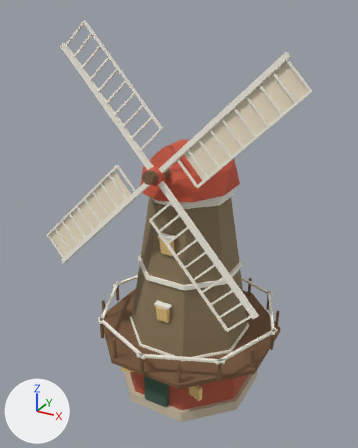
A saved change to the glTF model src/assets/models/windmill.glb.
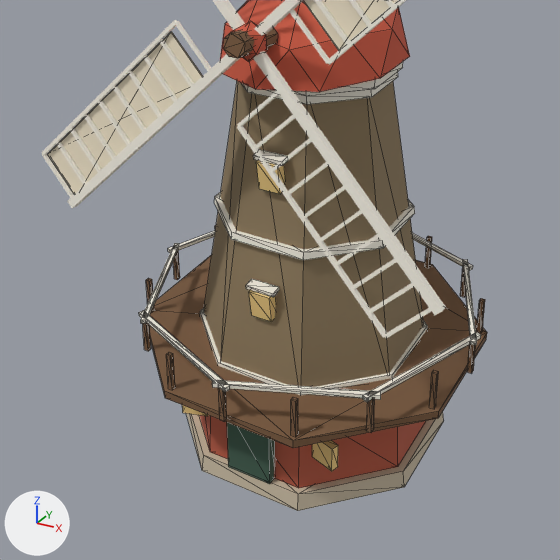
Each version is shown whole from a 50 mm camera at (7.33, -14.12, 13.34) aimed at (-0.41, -0.04, 6.3), then close up on the part from 7% to 89% of the width and 34% to 100% of the height. Arrows for +X, +Y and +Z are at lower left; the lights stay in place. The older version's two pictures come first. The close-ups show mesh edges as thin lines. Where no turn or scale is listed for an object, it has been applied to the vertices. Vertices at exactly the same position are counted once.

The scene before the commit, as lines of its bpy script (objects in view):
```python
ob_windmill_door = bpy.data.objects.new('windmill-door', me_windmill_door)
ob_windmill_door.location = (0.0, 0.0, 0.0)
ob_windmill_stone = bpy.data.objects.new('windmill-stone', me_windmill_stone)
ob_windmill_stone.location = (0.0, 0.0, 0.0)
ob_windmill_thatch = bpy.data.objects.new('windmill-thatch', me_windmill_thatch)
ob_windmill_thatch.location = (0.0, 0.0, 0.0)
ob_windmill_trim = bpy.data.objects.new('windmill-trim', me_windmill_trim)
ob_windmill_trim.location = (0.0, 0.0, 0.0)
ob_windmill_window = bpy.data.objects.new('windmill-window', me_windmill_window)
ob_windmill_window.location = (0.0, 0.0, 0.0)
# also in view: 'windmill-brick' at (0.0, 0.0, 1.22); 'windmill-timber' at (0.0, 0.24, 5.02); 'sails-trim' at (0.0, -2.2, 8.76); 'sails-cloth' at (0.0, -2.14, 8.75); 'windshaft-timber' at (0.0, -2.15, 8.76)
```
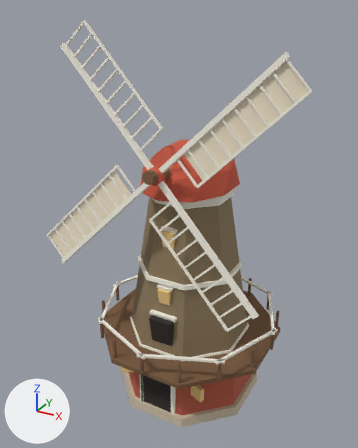
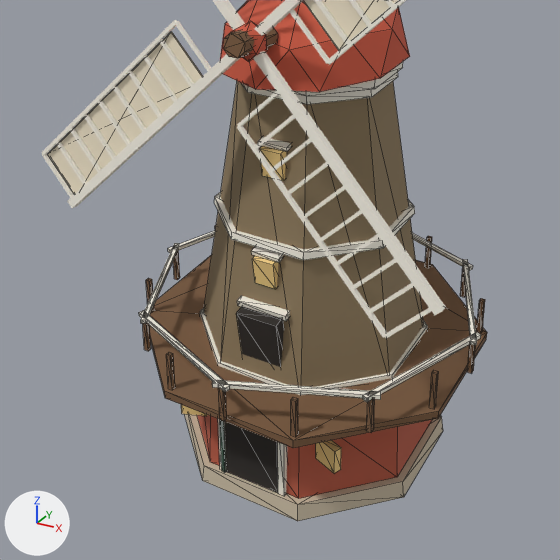
The newer file is also rescaled (x1.7), turned or shifted as a whole; pictures and numbers use the older file's frame.

Edits to the bpy script that builds the scene:
```text
Change me_windmill_door:
    remove me_windmill_door.from_pydata(...)  # 8 vertices, 12 faces; spans x -0.45..0.45, y -2.52..-2.32, z 0.35..1.75
    add me_windmill_door.from_pydata(...)  # 8 vertices, 12 faces; spans x -0.659..-0.385, y -2.457..-1.36, z 0.1..1.8
    me_windmill_door part 1
    me_windmill_door.vertices[0].co: (-0.45, -2.52, 0.35) -> (-0.463, -1.36, 0.1)  # pixel (228, 466) -> not seen
    me_windmill_door.vertices[1].co: (-0.45, -2.52, 1.75) -> (-0.463, -1.36, 1.8)
    me_windmill_door.vertices[2].co: (-0.45, -2.32, 0.35) -> (-0.385, -1.375, 0.1)
    me_windmill_door.vertices[3].co: (-0.45, -2.32, 1.75) -> (-0.385, -1.375, 1.8)
    me_windmill_door.vertices[4].co: (0.45, -2.52, 0.35) -> (-0.659, -2.443, 0.1)  # pixel (269, 483) -> pixel (221, 470)
    me_windmill_door.vertices[5].co: (0.45, -2.52, 1.75) -> (-0.659, -2.443, 1.8)
    me_windmill_door.vertices[6].co: (0.45, -2.32, 0.35) -> (-0.581, -2.457, 0.1)  # not seen -> pixel (224, 472)
    me_windmill_door.vertices[7].co: (0.45, -2.32, 1.75) -> (-0.581, -2.457, 1.8)
Change me_windmill_stone:
    remove me_windmill_stone.from_pydata(...)  # 16 vertices, 28 faces; spans x -2.54..2.54, y -2.54..2.54, z 0.0..0.35
    add me_windmill_stone.from_pydata(...)  # 16 vertices, 28 faces; spans x -2.54..2.54, y -2.54..2.54, z -0.25..0.1
    me_windmill_stone part 2: the whole mesh is moved by (0.0, 0.0, -0.25)
Change me_windmill_trim:
    remove me_windmill_trim.from_pydata(...)  # 152 vertices, 244 faces; spans x -3.41..3.41, y -3.41..3.41, z 1.73..7.92
    add me_windmill_trim.from_pydata(...)  # 176 vertices, 280 faces; spans x -3.41..3.41, y -3.41..3.41, z 0.1..7.92
    me_windmill_trim part 3: a new loose piece, a box spanning x -0.71..-0.57, y -2.43..-2.23, z 0.1..1.9, in mat_windmill_trim (white #f4efe2)
    me_windmill_trim part 4: a new loose piece, a box spanning x 0.57..0.71, y -2.43..-2.23, z 0.1..1.9, in mat_windmill_trim (white #f4efe2)
    me_windmill_trim part 5: the loose piece of 8 vertices spanning x -0.28..0.28, y -2.02..-1.81, z 4.08..4.18 is scaled about its middle by (1.79, 1.2, 1.48), then moved by (0.0, 0.06, -0.43)
    me_windmill_trim part 6: the loose piece of 8 vertices spanning x -0.28..0.28, y -1.69..-1.48, z 6.48..6.58 is moved by (0.0, -0.14, -1.8)
    me_windmill_trim part 7: the loose piece of 8 vertices spanning x -0.28..0.28, y -1.69..-1.48, z 6.48..6.58 is copied, and the copy is moved by (0.0, 0.16, 0.2); it spans x -0.28..0.28, y -1.53..-1.32, z 6.67..6.79
    other edits to the shape of me_windmill_trim do not show in these pictures
Change me_windmill_window:
    remove me_windmill_window.from_pydata(...)  # 32 vertices, 48 faces; spans x -1.66..1.66, y -2.3..-1.43, z 1.0..6.49
    add me_windmill_window.from_pydata(...)  # 32 vertices, 48 faces; spans x -1.71..1.71, y -2.28..-1.32, z 0.95..6.69
    me_windmill_window part 8: the loose piece of 8 vertices spanning x 1.14..1.66, y -2.3..-2.0, z 1.0..1.5 is moved by (0.05, 0.03, -0.05)
    me_windmill_window part 9: the loose piece of 8 vertices spanning x -0.21..0.21, y -2.04..-1.77, z 3.51..4.09 is moved by (0.0, 0.15, 0.6)
    me_windmill_window part 10: the loose piece of 8 vertices spanning x -0.21..0.21, y -1.71..-1.43, z 5.91..6.49 is moved by (0.0, 0.11, 0.2)
    other edits to the shape of me_windmill_window do not show in these pictures
Add me_windmill_doorway:
    me_windmill_doorway.from_pydata([(-0.58, -2.42, 0.35), (-0.58, -2.42, 2.1), (-0.58, -2.18, 0.35), (-0.58, -2.18, 2.1), (0.58, -2.42, 0.35), (0.58, -2.42, 2.1), (0.58, -2.18, 0.35), (0.58, -2.18, 2.1), (-0.41, -1.94, 2.5), (-0.41, -2.16, 3.86), (-0.41, -1.7, 2.54), (-0.41, -1.92, 3.9), (0.41, -1.94, 2.5), (0.41, -2.16, 3.86), (0.41, -1.7, 2.54), (0.41, -1.92, 3.9)], [], [(0, 1, 3), (0, 3, 2), (2, 3, 7), (2, 7, 6), (6, 7, 5), (6, 5, 4), (4, 5, 1), (4, 1, 0), (2, 6, 4), (2, 4, 0), (7, 3, 1), (7, 1, 5), (8, 9, 11), (8, 11, 10), (10, 11, 15), (10, 15, 14), (14, 15, 13), (14, 13, 12), (12, 13, 9), (12, 9, 8), (10, 14, 12), (10, 12, 8), (15, 11, 9), (15, 9, 13)])
    me_windmill_doorway.materials.append(mat_windmill_doorway)  # black #2b2622
Add ob_windmill_doorway:
    ob_windmill_doorway = bpy.data.objects.new('windmill-doorway', me_windmill_doorway)
    ob_windmill_doorway.location = (0.0, 0.0, -0.25)
```

Changed parts and their boxes [x1, y1, x2, y2] in the close-ups (560 x 560 px; the box of a moved part takes in the faces that stretch with it):
'windmill-trim', reshaped (28% taller)
    before: [139, 62, 481, 402]
    after: [139, 62, 481, 496]
'windmill-stone', moved
    before: [186, 412, 444, 511]
    after: [184, 414, 443, 521]
'windmill-doorway', added (black)
    after: [225, 306, 284, 493]
'windmill-window', reshaped
    before: [182, 160, 338, 471]
    after: [181, 146, 341, 473]
'windmill-door', reshaped (mostly hidden afterwards)
    before: [227, 423, 275, 484]
    after: [220, 420, 226, 472]
part 3 of me_windmill_trim, added
    after: [218, 419, 226, 470]
part 4 of me_windmill_trim, added
    after: [277, 442, 287, 496]
part 5 of me_windmill_trim, moved or reshaped
    before: [246, 279, 279, 297]
    after: [237, 296, 290, 321]
part 6 of me_windmill_trim, moved or reshaped
    before: [253, 149, 286, 166]
    after: [251, 246, 283, 262]
part 7 of me_windmill_trim, added
    after: [258, 137, 291, 151]
part 8 of me_windmill_window, moved or reshaped
    before: [312, 440, 338, 471]
    after: [316, 440, 341, 473]
part 9 of me_windmill_window, moved or reshaped
    before: [249, 290, 276, 322]
    after: [252, 256, 279, 289]
part 10 of me_windmill_window, moved or reshaped
    before: [256, 160, 285, 194]
    after: [259, 146, 287, 181]
